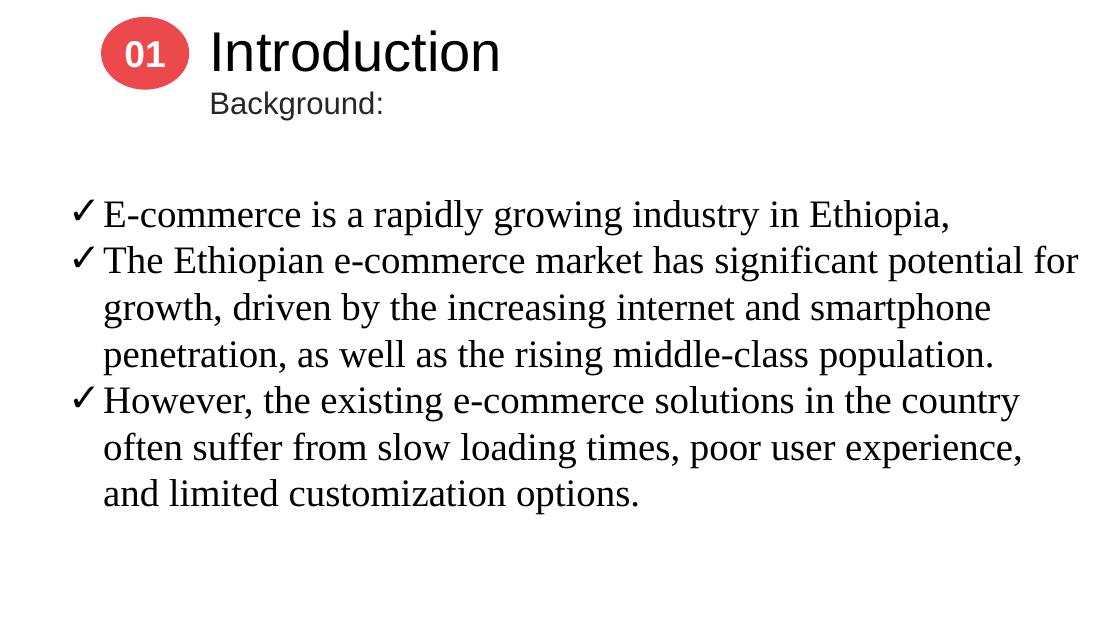
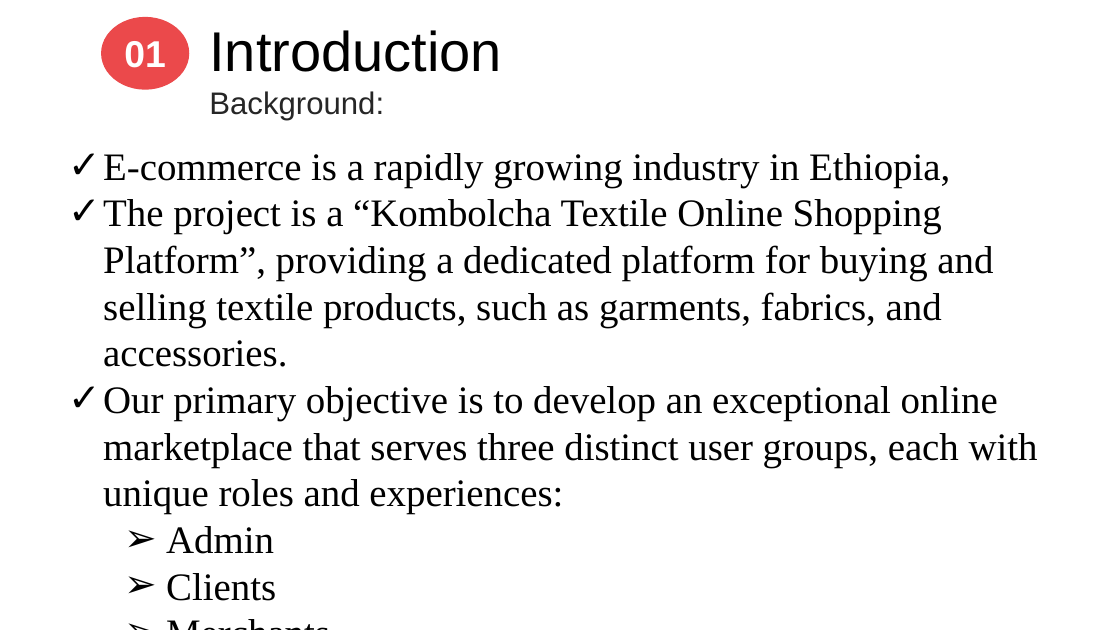
Before and after one commit to habtamuBahirdar/finalProjectDocs, a slide deck: slide 4 of presentation full 99.1.pptx. Drawn at 1120x630 pixels with LibreOffice and Linux fonts; fonts in the diff are those of the drawing; background and template pictures are left out. Boxes give left, top, right and bottom in pixels: in the first picture for what was removed or moved away, otherwise in the second. Text is boxed around its words. In the diff, an @@ line names an element or a change of style, - is before the commit and + after.

Commit message:
Add files via upload
change title kombolcha

```diff
--- a/presentation full 99.1.pptx
+++ b/presentation full 99.1.pptx
@@ text "E-commerce is a rapidly growing ...": place and size @@
-text "E-commerce is a rapidly growing ..." at box(103, 200, 1078, 514)
+text "E-commerce is a rapidly growing ..." at box(103, 153, 1038, 554)
@@ text at box(103, 199, 1038, 554): text changed @@
-✓ The Ethiopian e-commerce market has significant potential for growth, driven by the increasing internet and smartphone penetration, as well as the rising middle-class population.
-✓ However, the existing e-commerce solutions in the country often suffer from slow loading times, poor user experience, and limited customization options.
+✓ The project is a “Kombolcha Textile Online Shopping Platform”, providing a dedicated platform for buying and selling textile products, such as garments, fabrics, and accessories.
+✓ Our primary objective is to develop an exceptional online marketplace that serves three distinct user groups, each with unique roles and experiences:
+  ➢ Admin
+  ➢ Clients
+  ➢ Merchants
```
Also in this commit, not shown: 6 other slides changed, 4 slides added, 9 slides removed, 6 other files.
